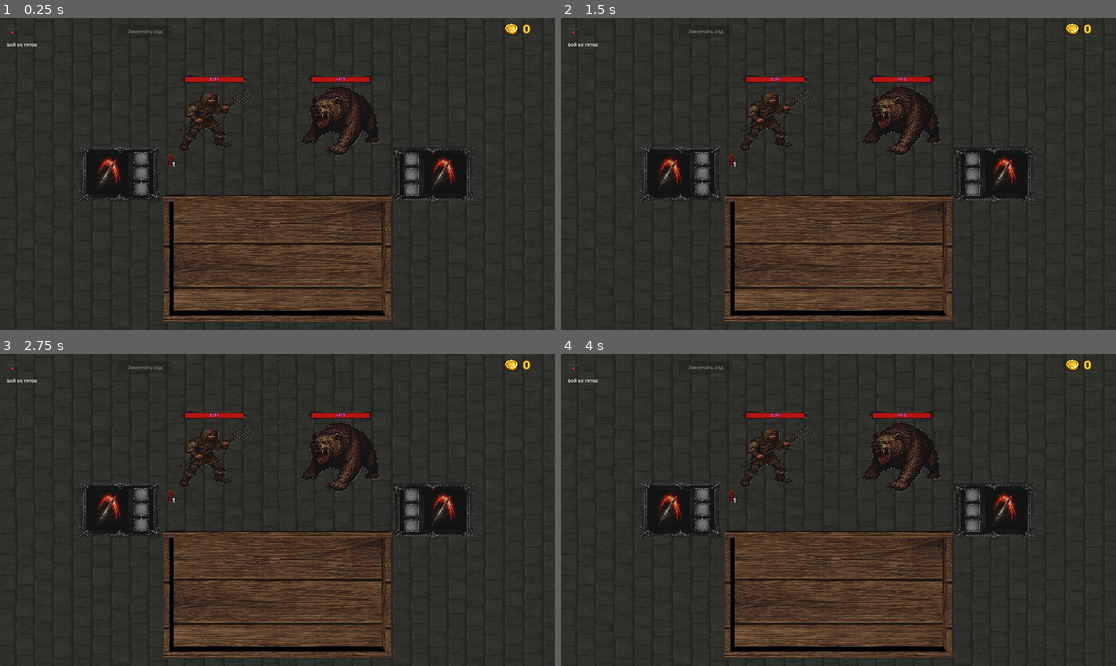
Above: before the commit, frames 1-4 (two rows, left to right).
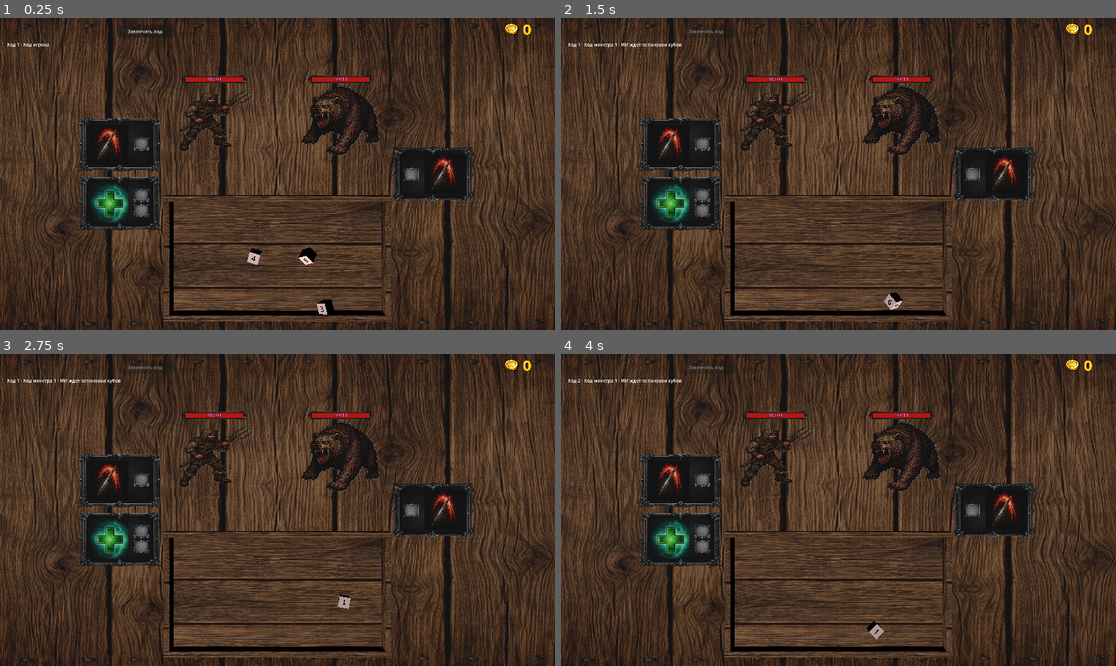
Above: after the commit, the same moments.

Repository: olegbogai-web/dicegame
Game: Godot game, scene res://scenes/new_battle_table.tscn
Two runs of this game, one before a commit and one after it. Both use one fixed random seed, a clock stepped at 60 frames per second and the inputs below. This scene is started directly instead of the project's main scene.
Inputs (mouse positions are in pixels of both pictures, inside the frame that each line leads up to):
- Up to frame 1 (0.25 s): no input
- Up to frame 2 (1.5 s): click (705, 30) at 0.5 s, where only the run after the commit has a clickable "Закончить ход"; move the mouse to (960, 158) at 1.27 s; click (960, 158) at 1.42 s
- Up to frame 3 (2.75 s): drag from (166, 525) to (249, 572) at 2.02 s
- Up to frame 4 (4 s): tap Enter at 2.75 s; move the mouse to (894, 441) at 2.77 s; click (894, 441) at 2.92 s; click (705, 366) at 3.5 s, where only the run after the commit has a clickable "Закончить ход"

The runs differ from the first frame. In frame 1, 42% of the frame differs, in the area x 0-100%, y 0-100%; in frame 2, 42%; in frame 3, 42%; in frame 4, 42%.
Error before the commit: Parse Error: Cannot infer the type of "player" variable because the value doesn't have a set type. (res://content/combat/reward/post_battle_reward_flow.gd:127)

Commit message:
добавил коече

Diff:
--- a/content/combat/reward/post_battle_reward_flow.gd
+++ b/content/combat/reward/post_battle_reward_flow.gd
@@ -124,7 +124,7 @@
 func _grant_money_from_reward_rolls(owner: Node, rolled_dice: Array) -> void:
 	if owner == null or owner.battle_room_data == null:
 		return
-	var player := owner.battle_room_data.player_instance
+	var player = owner.battle_room_data.player_instance
 	if player == null:
 		return
 	var granted_coins := 0
--- a/content/entities/player_base_stat.gd
+++ b/content/entities/player_base_stat.gd
@@ -116,12 +116,12 @@
 	dice_definition.base_color = Color(0.76, 0.76, 0.76, 1.0)
 	dice_definition.scope = DiceDefinitionScript.Scope.REWARD
 	dice_definition.faces = [
-		_build_face("cube_+", REWARD_CUBE_ICON),
-		_build_face("cube_+", REWARD_CUBE_ICON),
-		_build_face("cube_+", REWARD_CUBE_ICON),
-		_build_face("cube_+", REWARD_CUBE_ICON),
-		_build_face("cube_+", REWARD_CUBE_ICON),
-		_build_face("cube_+", REWARD_CUBE_ICON),
+		_build_face("money", REWARD_MONEY_ICON),
+		_build_face("money", REWARD_MONEY_ICON),
+		_build_face("money", REWARD_MONEY_ICON),
+		_build_face("money", REWARD_MONEY_ICON),
+		_build_face("money", REWARD_MONEY_ICON),
+		_build_face("money", REWARD_MONEY_ICON),
 	]
 	return dice_definition
 
--- a/scenes/new_battle_table.tscn
+++ b/scenes/new_battle_table.tscn
@@ -252,7 +252,7 @@
 scale = Vector2(0.26151982, 0.24725613)
 texture = ExtResource("10_tw8gb")
 
-[node name="money_ui" parent="." instance=ExtResource("11_money_ui")]
+[node name="money_ui" parent="." unique_id=759518485 instance=ExtResource("11_money_ui")]
 
 [node name="ability_reward" parent="." unique_id=769588038 instance=ExtResource("10_df7hy")]
 transform = Transform3D(1.5, 0, 0, 0, 1.5, 0, 0, 0, 1.5, 0, 4, 0)
--- a/ui/scenes/money_ui.tscn
+++ b/ui/scenes/money_ui.tscn
@@ -7,7 +7,6 @@
 script = ExtResource("2_jq5e7")
 
 [node name="TextureRect" type="TextureRect" parent="." unique_id=17831411]
-layout_mode = 0
 offset_left = 1742.0001
 offset_top = 13.0
 offset_right = 1998.0001
@@ -16,14 +15,13 @@
 texture = ExtResource("1_oc30r")
 
 [node name="number_of_coins" type="Label" parent="." unique_id=1532399350]
-layout_mode = 0
 offset_left = 1809.0
 offset_top = 7.9999995
 offset_right = 1834.0593
 offset_bottom = 36.0
-scale = Vector2(2.1948018, 1.9880416)
+scale = Vector2(0.552, 0.5)
 theme_override_colors/font_color = Color(0.9764706, 1, 0.07450981, 1)
 theme_override_colors/font_outline_color = Color(0.6666667, 0.29411766, 0.14901961, 1)
-theme_override_constants/outline_size = 4
-theme_override_font_sizes/font_size = 20
+theme_override_constants/outline_size = 20
+theme_override_font_sizes/font_size = 90
 text = "0"
Not shown: 1 places in ui/scenes/money_ui.tscn that only renumber resources
Not shown, added: ui/scripts/money_ui.gd.uid
